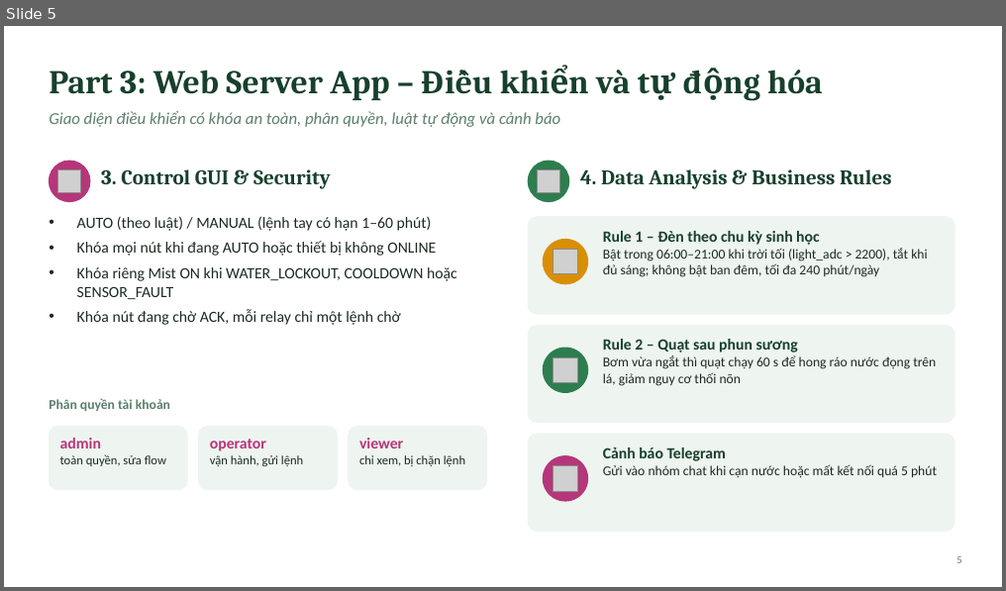
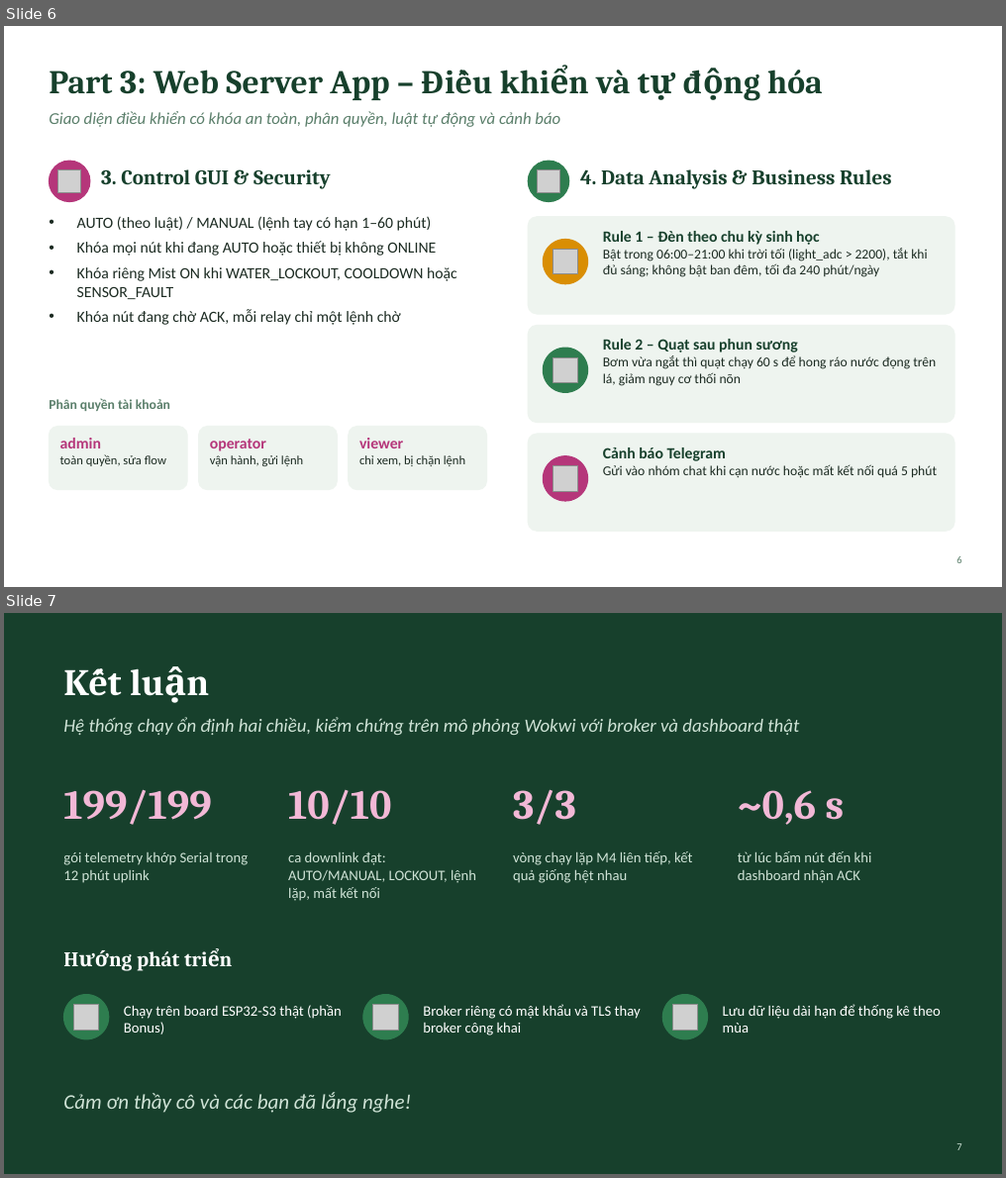
Before and after one commit to Khoa-Tr/orhid-software, a slide deck: docs/kien-truc-he-thong.pptx. Shown one above the other, each under a label of ours: slide 5 before the commit, slides 6 and 7 after it. The pictures are 1006x591 and 1006x1178 pixels, drawn with LibreOffice and Linux fonts; fonts in the diff are those of the drawing; grey boxes stand for pictures. Boxes give left, top, right and bottom in pixels: in the first picture for what was removed or moved away, otherwise in the second. Text is boxed around its words. In the diff, an @@ line names an element or a change of style, - is before the commit and + after.

```diff
--- a/docs/kien-truc-he-thong.pptx
+++ b/docs/kien-truc-he-thong.pptx
@@ slide 7 added at [4,613,1002,1174], background #17402C @@
@@ title added at [63,651,940,710], 36 pt, text #FFFFFF, bold @@
+Kết luận
@@ text added at [63,717,799,735], 18 pt, text #CFE3D6, italic @@
+Hệ thống chạy ổn định hai chiều, kiểm chứng trên mô phỏng Wokwi với broker và dashboard thật
@@ text added at [63,789,211,825], 40 pt, text #F2B8D6, bold @@
+199/199
@@ text added at [288,790,391,825], 40 pt, text #F2B8D6, bold @@
+10/10
@@ text added at [513,789,576,825], 40 pt, text #F2B8D6, bold @@
+3/3
@@ text added at [738,790,845,825], 40 pt, text #F2B8D6, bold @@
+~0,6 s
@@ text added at [63,853,248,883], 14 pt, text #CFE3D6 @@
+gói telemetry khớp Serial trong 12 phút uplink
@@ text added at [288,853,476,901], 14 pt, text #CFE3D6 @@
+ca downlink đạt: AUTO/MANUAL, LOCKOUT, lệnh lặp, mất kết nối
@@ text added at [513,852,692,883], 14 pt, text #CFE3D6 @@
+vòng chạy lặp M4 liên tiếp, kết quả giống hệt nhau
@@ text added at [738,852,872,883], 14 pt, text #CFE3D6 @@
+từ lúc bấm nút đến khi dashboard nhận ACK
@@ text added at [137,952,179,971], 20 pt, text #FFFFFF, bold @@
+Hướng phát triển
@@ ellipse added at [63,995,109,1040], fill #2E7D4F, outline #2E7D4F 1 pt @@
@@ ellipse added at [363,995,408,1040], fill #2E7D4F, outline #2E7D4F 1 pt @@
@@ ellipse added at [662,995,708,1040], fill #2E7D4F, outline #2E7D4F 1 pt @@
@@ picture added at [73,1004,99,1030] @@
@@ text added at [124,1005,342,1035], 14 pt, text #FFFFFF @@
+Chạy trên board ESP32-S3 thật (phần Bonus)
@@ picture added at [373,1004,399,1030] @@
@@ text added at [423,1004,641,1036], 14 pt, text #FFFFFF @@
+Broker riêng có mật khẩu và TLS thay broker công khai
@@ picture added at [672,1004,698,1030] @@
@@ text added at [723,1004,941,1033], 14 pt, text #FFFFFF @@
+Lưu dữ liệu dài hạn để thống kê theo mùa
@@ text added at [63,1092,411,1113], 20 pt, text #CFE3D6, italic @@
+Cảm ơn thầy cô và các bạn đã lắng nghe!
@@ page number added at [956,1144,961,1151], 10 pt, text #CFE3D6 @@
+7
@@ what was slide 5 is now slide 6 @@
```
Also in this commit, not shown: 1 other slide added.
